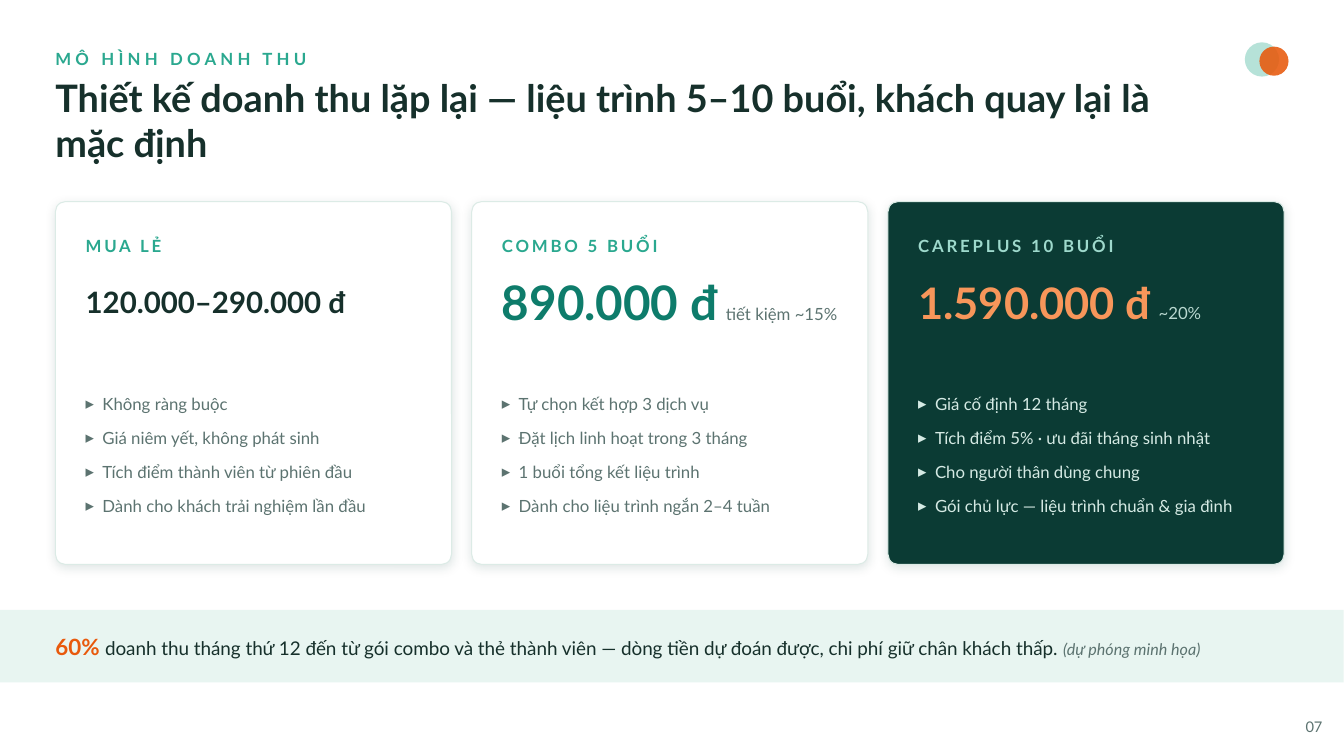
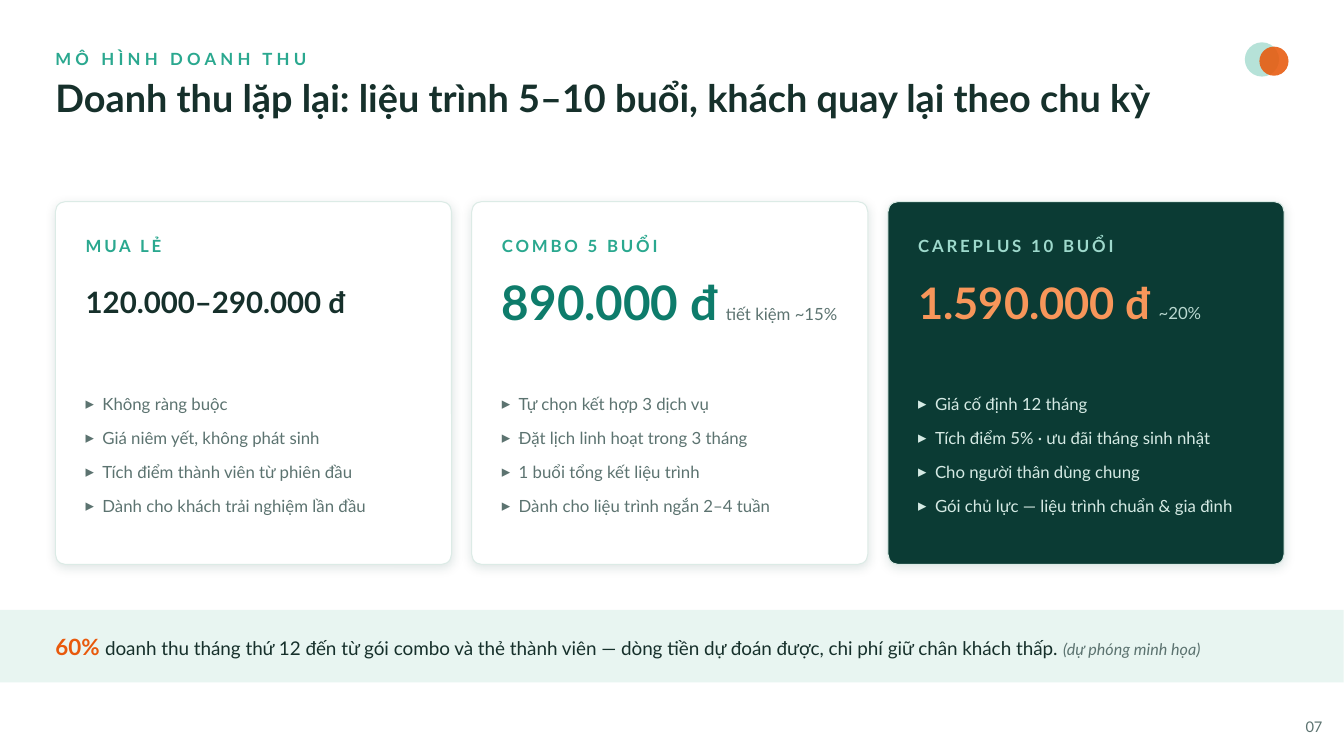
Before and after one commit to Hacogiye/CareTouch, a slide deck: slide 7 of CareTouch-deck.pptx. Drawn at 1344x756 pixels with LibreOffice and Linux fonts; fonts in the diff are those of the drawing. Boxes give left, top, right and bottom in pixels: in the first picture for what was removed or moved away, otherwise in the second. Text is boxed around its words. In the diff, an @@ line names an element or a change of style, - is before the commit and + after.

Commit message:
Xóa An Khang Đường; slide tự động hiện hết; cập nhật số liệu nhóm; thêm châm cứu
Nội dung:
- Xóa hoàn toàn "An Khang Đường" khỏi báo cáo, PPTX và web (bìa, mục lục, ch.1,
  Phụ lục B). Xóa 2 file gốc bao-cao-an-khang-duong.docx / slide-an-khang-duong.pptx.
- PPTX: mọi slide tự động hiện khi mở (không cần bấm chuột) như slide bìa/kết;
  add_anim.py sinh PLAN từ shape thật + chuẩn hóa id trùng (hết lỗi repair/mất hiệu ứng).
- Tài chính theo số liệu nhóm cập nhật: thuê 35tr/tháng, máy móc 12,8tr, đồng phục 10tr,
  dự phòng 25tr, quảng bá 15tr → CAPEX 306tr + vốn lưu động 130tr = tổng 436tr;
  chi phí cố định 73tr/tháng; hòa vốn T5, hoàn vốn 19-20 tháng.
- Châm cứu – cứu ngải (250.000đ) là dịch vụ bình thường: thêm vào bảng giá, PPTX,
  báo cáo và web (hero, bảng giá, form đặt lịch). Bỏ cách nói "bao gồm châm cứu".
- Biểu đồ tròn cơ cấu vốn 436tr (assets/chart_capital.png) đồng bộ DOCX/PPTX/HTML.
- Sửa ngôn từ lủng củng trên slide; landing: địa chỉ khách hàng đổi sang Hà Nội.

```diff
--- a/CareTouch-deck.pptx
+++ b/CareTouch-deck.pptx
@@ text at bbox=[55, 80, 1150, 119]: text changed @@
-Thiết kế doanh thu lặp lại — liệu trình 5–10 buổi, khách quay lại là mặc định
+Doanh thu lặp lại: liệu trình 5–10 buổi, khách quay lại theo chu kỳ
```
Also in this commit, not shown: 10 other slides changed, 2 slides added, 12 other files.
